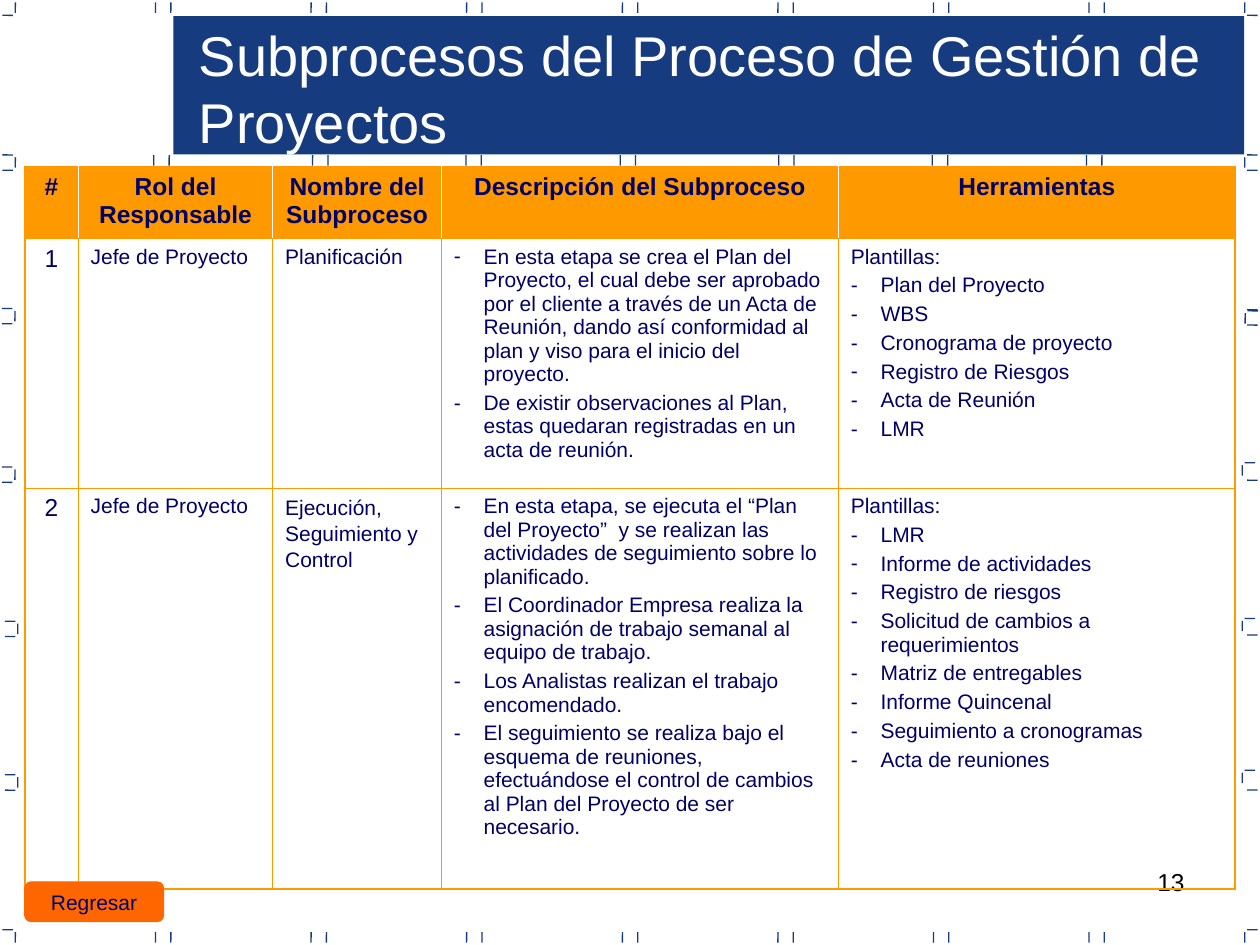
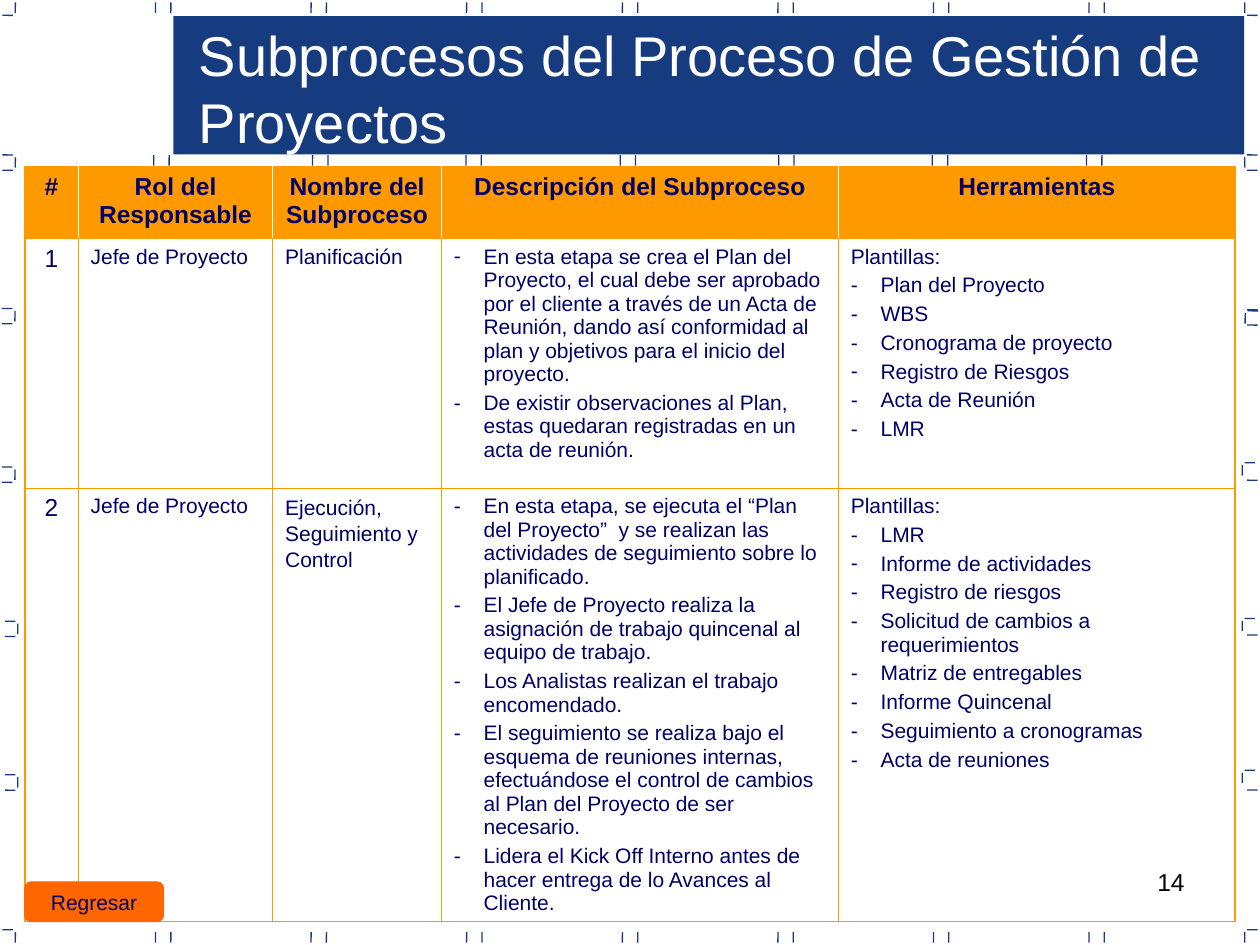
Before and after one commit to lowrider80/UTP-GPS-ALARM, a slide deck: slide 14 of Area_de_Proceso-_PP-PMC/PGPROY_V1.0_2015.ppt (slide 13 before the commit). Drawn at 1260x945 pixels with LibreOffice and Linux fonts; fonts in the diff are those of the drawing. Boxes give left, top, right and bottom in pixels: in the first picture for what was removed or moved away, otherwise in the second. Text is boxed around its words. In the diff, an @@ line names an element or a change of style, - is before the commit and + after.

```diff
--- a/Area_de_Proceso-_PP-PMC/PGPROY_V1.0_2015.ppt
+++ b/Area_de_Proceso-_PP-PMC/PGPROY_V1.0_2015.ppt
@@ table at [25, 168, 1236, 915] @@
-row 2, column 4: En esta etapa se crea el Plan del Proyecto, el cual debe ser aprobado por el cliente a través de un Acta de Reunión, dando así conformidad al plan y viso para el inicio del proyecto. / De existir observaciones al Plan, estas quedaran registradas en un acta de reunión.
+row 2, column 4: En esta etapa se crea el Plan del Proyecto, el cual debe ser aprobado por el cliente a través de un Acta de Reunión, dando así conformidad al plan y objetivos para el inicio del proyecto. / De existir observaciones al Plan, estas quedaran registradas en un acta de reunión.
-row 3, column 4: En esta etapa, se ejecuta el “Plan del Proyecto” y se realizan las actividades de seguimiento sobre lo planificado. / El Coordinador Empresa realiza la asignación de trabajo semanal al equipo de trabajo. / Los Analistas realizan el trabajo encomendado. / El seguimiento se realiza bajo el esquema de reuniones, efectuándose el control de cambios al Plan del Proyecto de ser necesario.
+row 3, column 4: En esta etapa, se ejecuta el “Plan del Proyecto” y se realizan las actividades de seguimiento sobre lo planificado. / El Jefe de Proyecto realiza la asignación de trabajo quincenal al equipo de trabajo. / Los Analistas realizan el trabajo encomendado. / El seguimiento se realiza bajo el esquema de reuniones internas, efectuándose el control de cambios al Plan del Proyecto de ser necesario. / Lidera el Kick Off Interno antes de hacer entrega de lo Avances al Cliente.
@@ page number at [1157, 874, 1184, 891]: text changed @@
-13
+14
```
Also in this commit, not shown: 19 other slides changed, 1 slide added.
